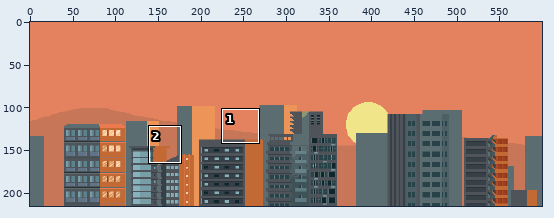
Edited in one commit: pixel-art file (pixel2023/sunset.aseprite). The picture above shows the old version from afar; the outline marks the close-up.
Close-up. First the earlier version:
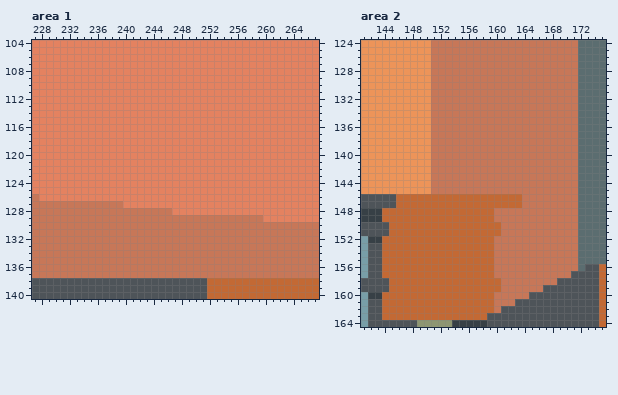
600x216 pixels, 1 frame. Colours within 5 levels of each other are drawn and written as one. Shown: area 1: x 227..267, y 104..140; area 2: x 141..175, y 124..164. The commit also changed other parts of the picture, which this record leaves out.
Once edited:
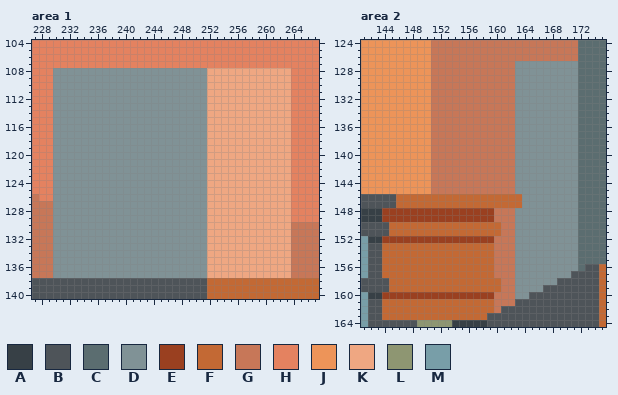
Palette (. is transparent): A #374046  B #4e5459  C #5b6d70  D #809296  E #9a4020  F #c36934  G #c77758  H #e48260  J #ed9459  K #efa782  L #8e9672  M #789ea8
From old to new:
layer "far" now shown
Area 1, layer "far":
Colour D replaces colour G in row 127 at x 230 to 239; in row 128 at x 230 to 246; in rows 129 to 137 at x 230 to 251.
Colour D replaces colour H in rows 108 to 126 at x 230 to 251; in row 127 at x 240 to 251; in row 128 at x 247 to 251.
Colour K replaces colour G in row 129 at x 252 to 259; in rows 130 to 137 at x 252 to 263.
Colour K replaces colour H in rows 108 to 128 at x 252 to 263; in row 129 at x 260 to 263.
Area 2, layers "near", "far":
Colour D replaces colour G in rows 127 to 145 at x 163 to 171; in rows 146 to 147 at x 164 to 171; in rows 148 to 156 at x 163 to 171; in row 157 at x 163 to 170; in row 158 at x 163 to 168; in row 159 at x 163 to 166.
Colour D replaces colour G in row 160 at x 163 to 164.
Colour E replaces colour F in rows 148 to 149 at x 144 to 159; in row 152 at x 144 to 159; in row 160 at x 144 to 159.
Pixel boxes of the changes (left, top, right, bottom) in both close-ups:
changed: (53, 68, 291, 278)
changed: (382, 61, 578, 299)
